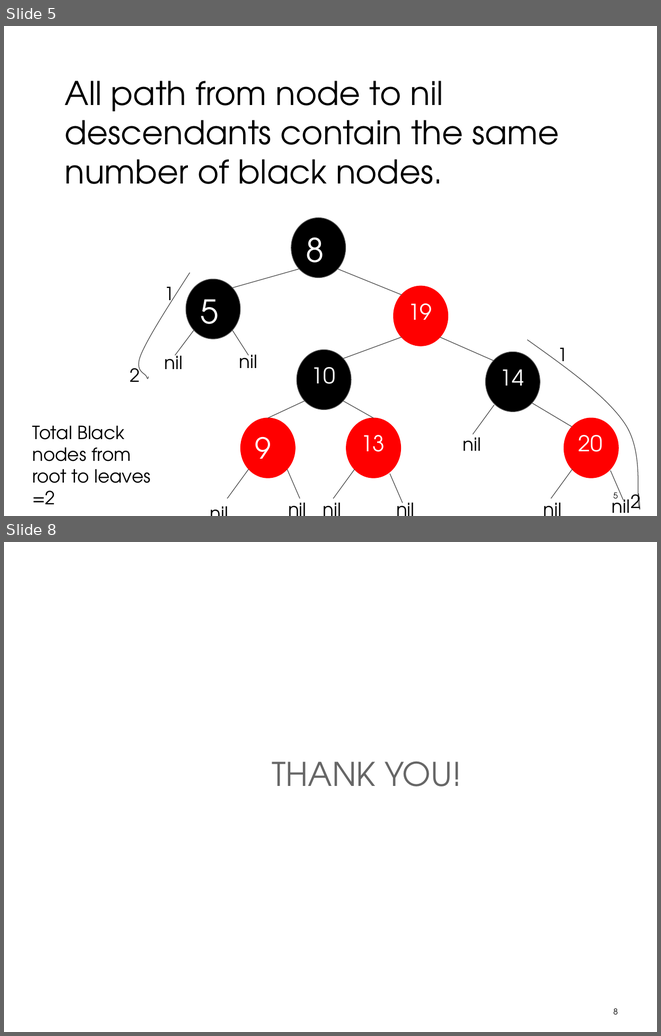
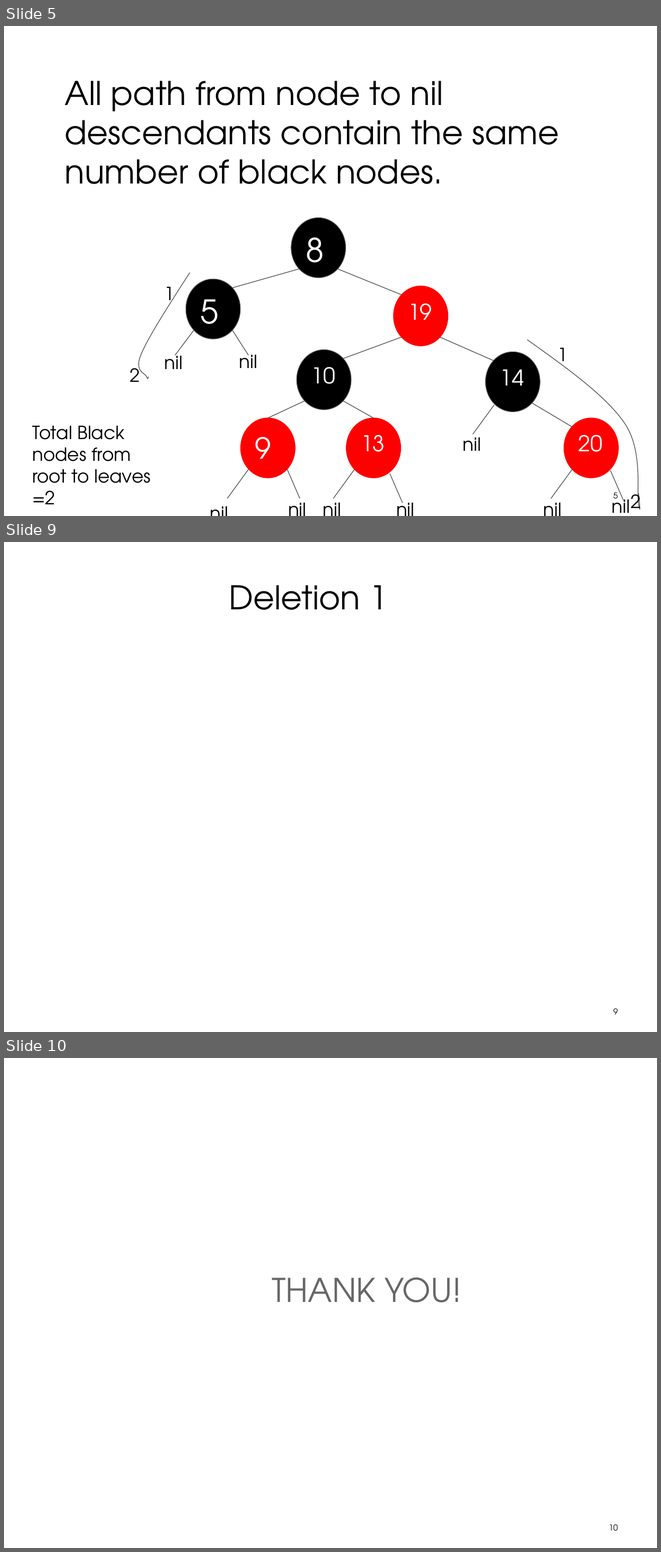
Before and after one commit to praash47/dsa, a slide deck: red_black_tree.pptx. Shown one above the other, each under a label of ours: slides 5 and 8 before the commit, slides 5, 9 and 10 after it; the slides between them are not shown. The pictures are 661x1036 and 661x1552 pixels, drawn with LibreOffice and Linux fonts; fonts in the diff are those of the drawing; background and template pictures are left out. Boxes give left, top, right and bottom in pixels: in the first picture for what was removed or moved away, otherwise in the second. Text is boxed around its words. In the diff, an @@ line names an element or a change of style, - is before the commit and + after.

```diff
--- a/red_black_tree.pptx
+++ b/red_black_tree.pptx
@@ slide 9 added at [4,542,657,1032], background picture (left out) @@
@@ title added at [229,585,387,610], 36 pt, text #000000 @@
+Deletion 1
@@ page number added at [614,1008,618,1014], 9 pt, text #000000 @@
+9
@@ what was slide 8 is now slide 10 @@
@@ page number at [609,1524,618,1530]: text changed @@
-8
+10
```
Also in this commit, not shown: 2 slides changed, 1 other slide added.
